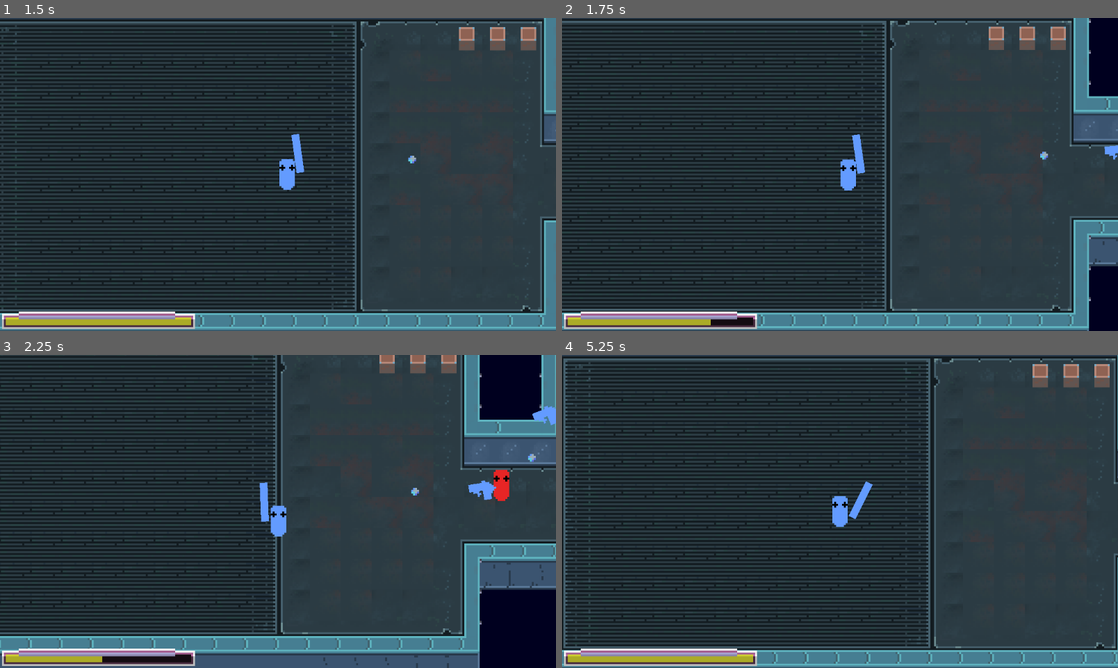
Above: before the commit, frames 1-4 (two rows, left to right).
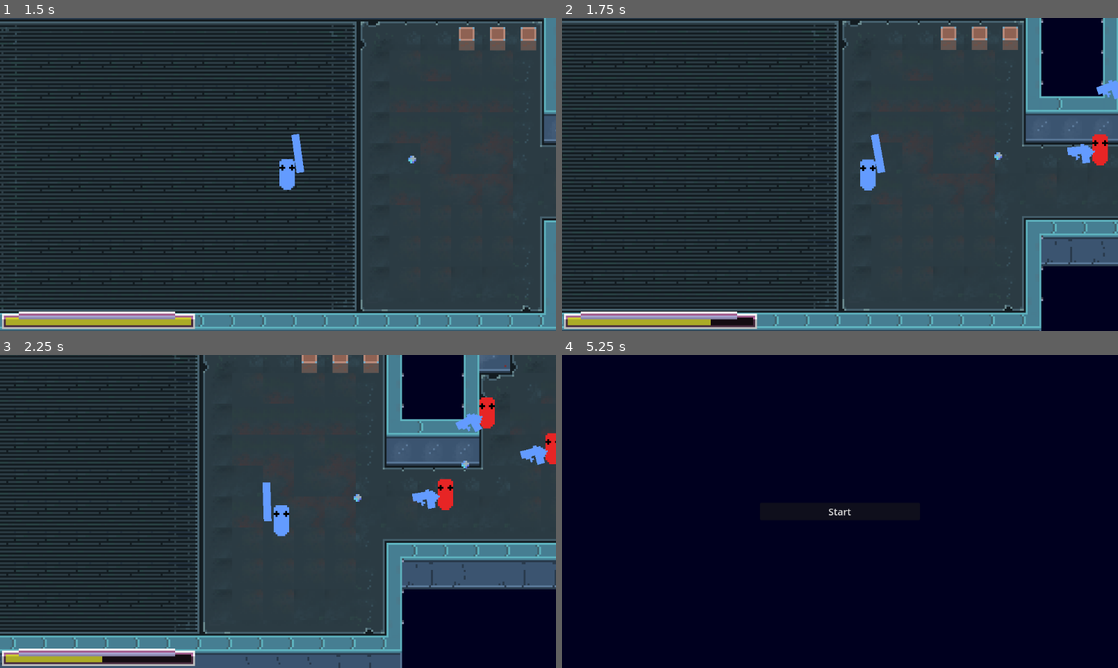
Above: after the commit, the same moments.

Repository: lowmoya/NexusEscape
Game: Godot game, scene res://mainmenu.tscn
Two runs of this game, one before a commit and one after it. Both use one fixed random seed, a clock stepped at 60 frames per second and the inputs below.
Inputs (mouse positions are in pixels of both pictures, inside the frame that each line leads up to):
- Up to frame 1 (1.5 s): click "Start" at 0.5 s; tap Enter at 1.25 s; move the mouse to (400, 158) at 1.27 s; hold D (move_right) from 1.28 s (still down); tap 1 (select_one) at 1.35 s
- Up to frame 2 (1.75 s): keep holding D (move_right); tap Space (dash, bound only after the commit) at 1.55 s
- Up to frame 3 (2.25 s): move the mouse to (166, 527) at 2.02 s; release D (move_right) at 2.03 s; hold S (move_down) from 2.03 s (still down); tap Space (dash, bound only after the commit) at 2.1 s
- Up to frame 4 (5.25 s): tap 1 (select_one) at 2.3, 3.8, 4.35 s; move the mouse to (895, 442) at 2.77 s; release S (move_down) at 2.78 s; hold D (move_right) 2.78-3.53 s; click (895, 442) at 2.85 s; tap Space (dash, bound only after the commit) at 3.05, 4.55 s; move the mouse to (812, 574) at 3.52 s; hold W (move_up) 3.53-4.28 s; tap Mouse wheel down (select_left) at 3.6 s; move the mouse to (1006, 558) at 4.27 s; hold A (move_left) 4.28-5 s; click (840, 511) at 5 s, where only the run before the commit has a clickable "Start"

Frame 1 is identical in both runs. In frame 2, 17% of the frame differs, in the area x 0-100%, y 0-100%; in frame 3, 32%; in frame 4, 99%.

Commit message:
Simple dash

Diff:
--- a/Entities/player.gd
+++ b/Entities/player.gd
@@ -26,7 +26,10 @@
 # movement
 @export var speed = 340
 @export var acceleration = 10
+@export var dash_delay = 600
+@export var dash_strength = 6
 var movement = Vector2.ZERO
+var dash_frame = 0
 
 
 
@@ -62,13 +65,22 @@
 	if movement.x != 0 and movement.y != 0:
 		movement *= .71
 
+	# Process non-weapon related inputs
+	var current_time = Time.get_ticks_msec()
+	if Input.is_action_just_pressed("dash"):
+		if current_time <= dash_frame:
+			pass # Play audio here
+		else:
+			dash_frame = current_time + dash_delay
+			velocity += movement * dash_strength
+
 	# Process weapon related inputs
 	if n_weapons[weapon].idle:
 		if Input.is_action_just_pressed("attack_main"):
 			if energy >= n_weapons[weapon].energy_cost:
 				n_weapons[weapon].attack()
 				energy -= n_weapons[weapon].energy_cost
-		elif Input.is_action_just_pressed("select_one"):
+		if Input.is_action_just_pressed("select_one"):
 			switchHeld(0)
 		elif Input.is_action_just_pressed("select_two"):
 			switchHeld(1)
@@ -76,6 +88,9 @@
 			switchHeld(0 if weapon == WeaponType.COUNT - 1 else weapon + 1)
 		elif Input.is_action_just_pressed("select_left"):
 			switchHeld(WeaponType.COUNT - 1 if weapon == 0 else weapon - 1)
+
+
+
 
 	# Move velocity "towards" the players desired direction and move
 	velocity = lerp(velocity, movement, acceleration * delta)
--- a/project.godot
+++ b/project.godot
@@ -71,6 +71,11 @@
 "events": [Object(InputEventKey,"resource_local_to_scene":false,"resource_name":"","device":-1,"window_id":0,"alt_pressed":false,"shift_pressed":false,"ctrl_pressed":false,"meta_pressed":false,"pressed":false,"keycode":0,"physical_keycode":50,"key_label":0,"unicode":91,"echo":false,"script":null)
 ]
 }
+dash={
+"deadzone": 0.5,
+"events": [Object(InputEventKey,"resource_local_to_scene":false,"resource_name":"","device":-1,"window_id":0,"alt_pressed":false,"shift_pressed":false,"ctrl_pressed":false,"meta_pressed":false,"pressed":false,"keycode":0,"physical_keycode":32,"key_label":0,"unicode":32,"echo":false,"script":null)
+]
+}
 
 [rendering]
 
Not shown, added: Resources/Sound Effects/player character sounds/voice_1.wav.import
Not shown, added: Resources/Sound Effects/player character sounds/voice_10.wav.import
Not shown, added: Resources/Sound Effects/player character sounds/voice_11.wav.import
Not shown, added: Resources/Sound Effects/player character sounds/voice_12.wav.import
Not shown, added: Resources/Sound Effects/player character sounds/voice_13.wav.import
Not shown, added: Resources/Sound Effects/player character sounds/voice_14.wav.import
Not shown, added: Resources/Sound Effects/player character sounds/voice_15.wav.import
Not shown, added: Resources/Sound Effects/player character sounds/voice_16.wav.import
Not shown, added: Resources/Sound Effects/player character sounds/voice_2.wav.import
Not shown, added: Resources/Sound Effects/player character sounds/voice_3.wav.import
Not shown, added: Resources/Sound Effects/player character sounds/voice_4.wav.import
Not shown, added: Resources/Sound Effects/player character sounds/voice_5.wav.import
(and 4 more such lines)
